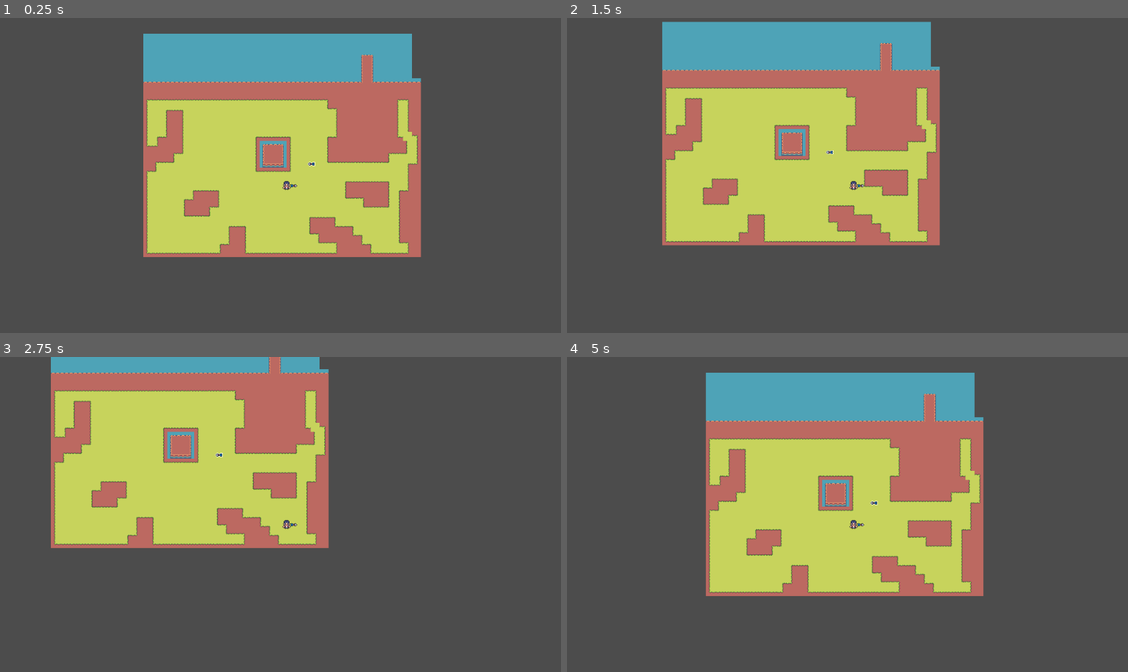
Above: before the commit, frames 1-4 (two rows, left to right).
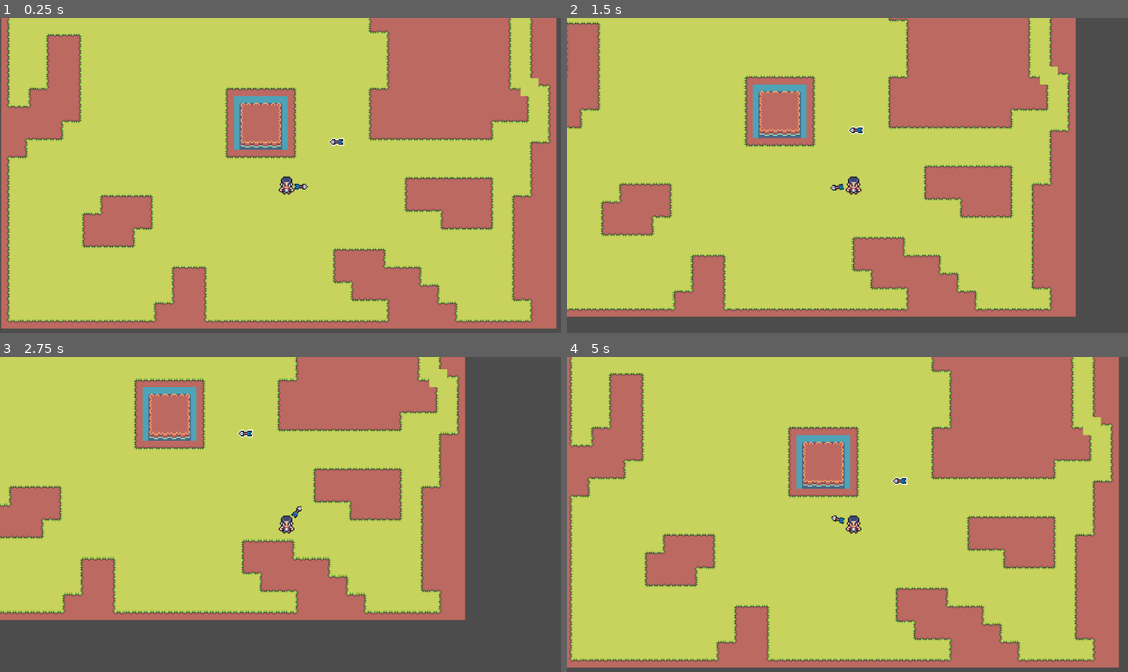
Above: after the commit, the same moments.

Repository: ProPablo/my_hands_are_cold
Game: Godot game, scene res://Main.tscn
Same seed, same stepped clock (60 frames per second), same inputs: the game is played once before the commit and once after it.
Inputs (mouse positions are in pixels of both pictures, inside the frame that each line leads up to):
- Up to frame 1 (0.25 s): no input
- Up to frame 2 (1.5 s): tap Enter at 0.5 s; move the mouse to (982, 169) at 0.52 s; hold D (move_right) 0.53-1.28 s; move the mouse to (740, 203) at 1.27 s; hold S (move_down) from 1.28 s (still down)
- Up to frame 3 (2.75 s): move the mouse to (342, 451) at 2.02 s; release S (move_down) at 2.03 s; hold D (move_right) from 2.03 s (still down)
- Up to frame 4 (5 s): move the mouse to (825, 590) at 2.77 s; release D (move_right) at 2.78 s; hold W (move_up) 2.78-3.53 s; move the mouse to (1027, 574) at 3.52 s; hold A (move_left) from 3.53 s (still down); move the mouse to (679, 473) at 4.27 s

The runs differ from the first frame. In frame 1, 82% of the frame differs, in the area x 0-100%, y 0-99%; in frame 2, 70%; in frame 3, 53%; in frame 4, 81%.

Commit message:
updates

Diff:
--- a/Main.tscn
+++ b/Main.tscn
@@ -19,7 +19,9 @@
 [node name="Main" type="Node2D"]
 
 [node name="Player" parent="." instance=ExtResource( 1 )]
-speed = 115
+position = Vector2( -1, 0 )
+SPEED = 57
+POINTER_RADIUS = 15
 
 [node name="Ground" type="TileMap" parent="."]
 z_index = -1
--- a/Player.gd
+++ b/Player.gd
@@ -1,6 +1,9 @@
 extends KinematicBody2D
+
+export var SPEED = 50;
+export var POINTER_RADIUS = 1;
 var vel = Vector2()
-export var speed = 50;
+var angle_to_fire = 0;
 
 # Declare member variables here. Examples:
 # var a = 2
@@ -13,7 +16,7 @@
 
 
 func _process(delta):
-	var move_vec = Vector2()
+	var move_vec = Vector2();
 	if (Input.is_action_pressed("move_up")):
 		move_vec.y -=1;
 	if (Input.is_action_pressed("move_down")):
@@ -23,7 +26,23 @@
 	if (Input.is_action_pressed("move_right")):
 		move_vec.x +=1
 	move_vec = move_vec.normalized()
-	vel = move_vec * speed;
+	vel = move_vec * SPEED;
+#	var mouse_pos = get_viewport().get_mouse_position()
+
+
+#	print("Mouse" + str(mouse_pos))
+
 
 func _physics_process(delta):
 	move_and_slide(vel);
+
+func _input(event):
+#	print(event.position)
+	if (event is InputEventMouseMotion):
+		var mouse_pos = get_global_mouse_position();
+#		$Pointer.look_at(mouse_pos)
+		var dir_to_mouse = mouse_pos - position;
+		angle_to_fire = atan2(dir_to_mouse.y, dir_to_mouse.x);
+		$Pointer.rotation = angle_to_fire;
+		$Pointer.position = Vector2(cos(angle_to_fire), sin(angle_to_fire)).normalized() * POINTER_RADIUS;
+#		print("Mouse motion " + str(event.position))
--- a/Player.tscn
+++ b/Player.tscn
@@ -196,8 +196,11 @@
 
 [node name="PlayerCamera" type="Camera2D" parent="."]
 current = true
-
-[node name="Pointer" type="Sprite" parent="."]
+zoom = Vector2( 0.5, 0.5 )
+
+[node name="Pointer" type="Node2D" parent="."]
 position = Vector2( 13.105, 0.264565 )
+
+[node name="PointerSprite" type="Sprite" parent="Pointer"]
 rotation = 3.14159
 texture = ExtResource( 5 )
--- a/project.godot
+++ b/project.godot
@@ -10,7 +10,6 @@
 
 _global_script_classes=[  ]
 _global_script_class_icons={
-
 }
 
 [application]
@@ -48,4 +47,5 @@
 
 [rendering]
 
+2d/snapping/use_gpu_pixel_snap=true
 environment/default_environment="res://default_env.tres"
Not shown: 3 places in tilesets/dirt_tileset.tres that only renumber resources
